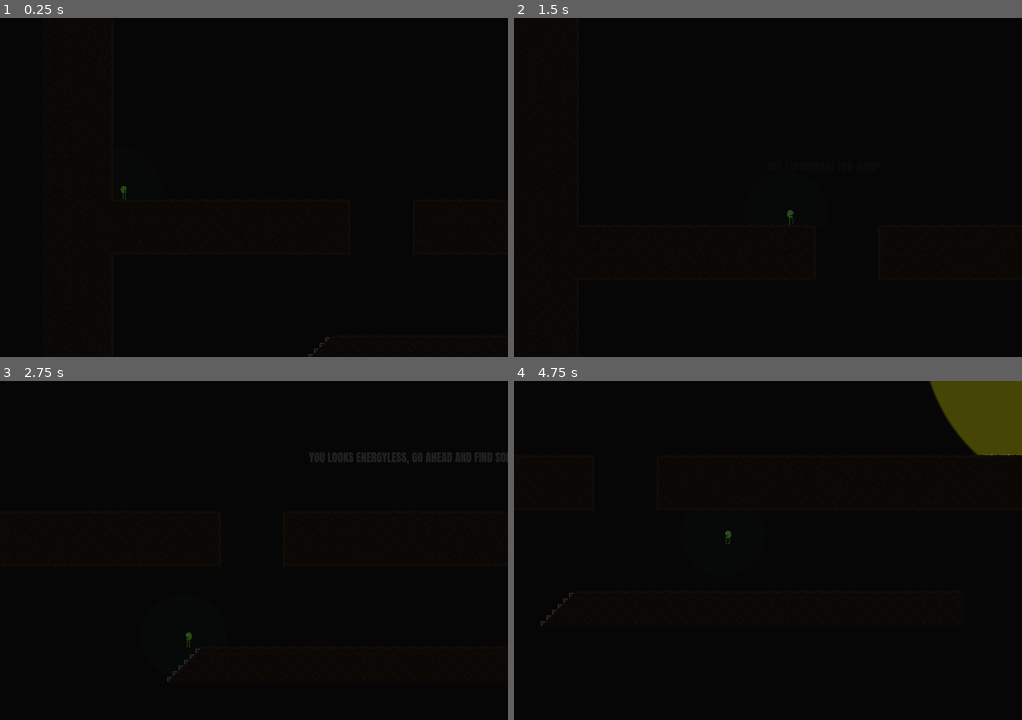
Above: before the commit, frames 1-4 (two rows, left to right).
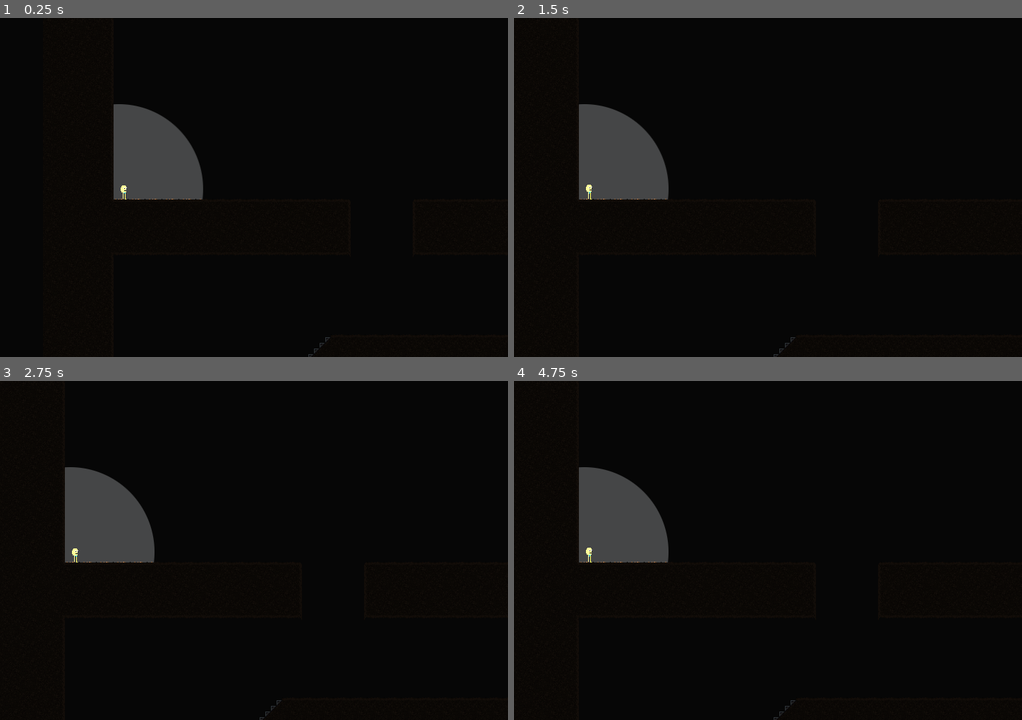
Above: after the commit, the same moments.

Repository: ToastedBrains/glow-me
Game: Godot game, scene res://src/levels/level_test/level_test.tscn
Same seed, same stepped clock (60 frames per second), same inputs: the game is played once before the commit and once after it.
Inputs:
- Up to frame 1 (0.25 s): no input
- Up to frame 2 (1.5 s): tap Enter (ui_accept) at 0.5, 0.77 s; hold Right (ui_right) from 0.53 s (still down)
- Up to frame 3 (2.75 s): tap Enter (ui_accept) at 1.52 s; release Right (ui_right) at 2.03 s; hold Left (ui_left) from 2.03 s (still down)
- Up to frame 4 (4.75 s): release Left (ui_left) at 2.78 s; hold Right (ui_right) 2.78-4.28 s; tap Enter (ui_accept) at 3.02, 3.77, 4.52 s; hold Left (ui_left) from 4.28 s (still down)

The runs differ from the first frame. In frame 1, 4.1% of the frame differs, in the area x 22-40%, y 25-54%; in frame 2, 4.1%; in frame 3, 4.6%; in frame 4, 7.3%, in the area x 5-100%, y 0-100%.
Error after the commit: Parse Error: Cannot pass a value of type "String" as "Array". (res://src/phosphorescents/phosphorescence.gd:119)

Commit message:
✨ feat: debug with trace
Signed-off-by: Adrien Kara <adrien@iglou.eu>

Diff:
--- a/src/global/debug.gd
+++ b/src/global/debug.gd
@@ -1,7 +1,20 @@
 extends Node
 
-func print(msg: String) -> void:
+func print(params: Array) -> void:
 	if not OS.is_debug_build():
 		return
 
-	print("[DEBUG] " + msg)
+	var stack = get_stack()
+	if stack.size() > 1:
+		stack = stack[1]
+	else:
+		stack = ["UNKNOWN", "0", "_"]
+
+	print(
+		"[DEBUG] (%s:%s %s) : %s" % [
+			stack["source"],
+			str(stack["line"]),
+			stack["function"],
+			params,
+		]
+	)
